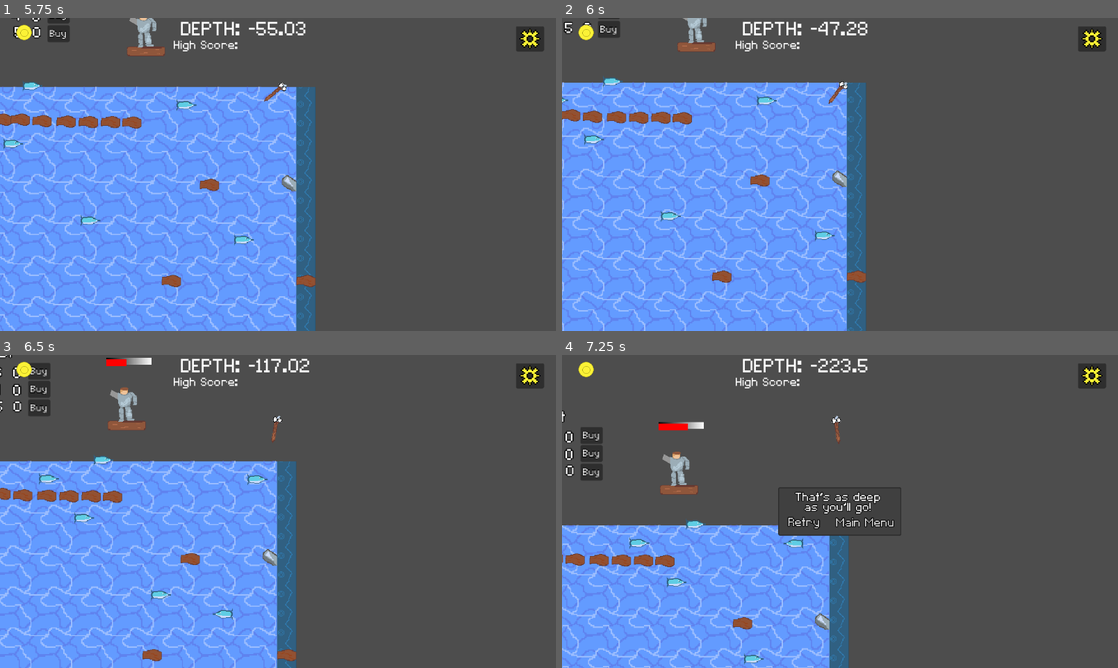
Above: before the commit, frames 1-4 (two rows, left to right).
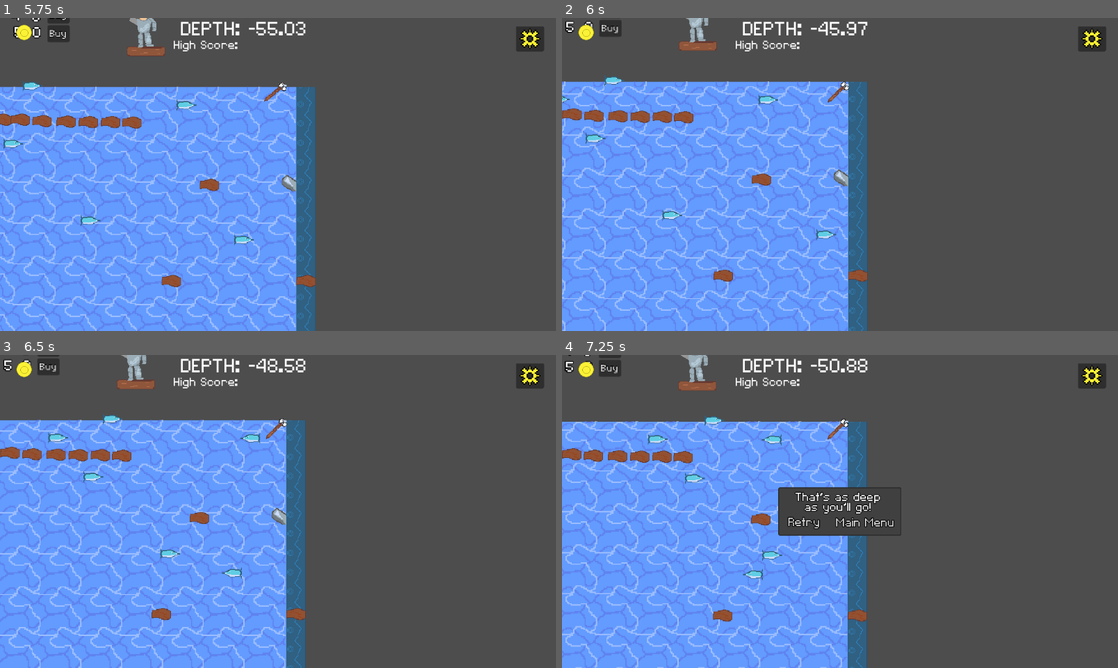
Above: after the commit, the same moments.

Repository: RylanSanders/LudumDare57
Game: Godot game, scene res://UI/MainMenu.tscn
The game is run twice, just before and just after one commit, with the same random seed, the same clock (stepped at 60 frames per second) and the same inputs.
Inputs:
- Up to frame 1 (5.75 s): click "Play Game" at 0.5 s; hold D (right) 1.28-2.78 s; tap Space (launch) every 0.75 s from 1.35 to 5.1 s; hold A (left) 2.78-5.03 s; hold D (right) from 5.03 s (still down)
- Up to frame 2 (6 s): keep holding D (right); tap Space (launch) at 5.85 s
- Up to frame 3 (6.5 s): keep holding D (right)
- Up to frame 4 (7.25 s): keep holding D (right); tap Space (launch) at 6.6 s

Frame 1 is identical in both runs. In frame 2, 8.3% of the frame differs, in the area x 0-55%, y 0-100%; in frame 3, 20%; in frame 4, 26%.

Commit message:
Let the spear get stuck in walls

Diff:
--- a/Main.tscn
+++ b/Main.tscn
@@ -386,6 +386,7 @@
 position = Vector2(-18, -7)
 
 [connection signal="area_entered" from="Spear/SpearTipArea" to="Spear" method="_on_spear_tip_area_area_entered"]
+[connection signal="body_entered" from="Spear/SpearTipArea" to="Spear" method="_on_spear_tip_area_body_entered"]
 [connection signal="pressed" from="CanvasLayer/PauseButton" to="." method="_on_pause_button_pressed"]
 [connection signal="pressed" from="Shop/Launch/LaunchStrengthButton" to="Shop" method="_on_launch_strength_button_pressed"]
 [connection signal="pressed" from="Shop/Weight/WeightButton" to="Shop" method="_on_weight_button_pressed"]
--- a/spear.gd
+++ b/spear.gd
@@ -91,6 +91,12 @@
 	if area.name.begins_with("bound"):
 		GameController.out_of_bounds()
 
+var MIN_WALL_BOUNCE_VEL := 20.0
+func _on_spear_tip_area_body_entered(body: Node2D) -> void:
+	if body.name == "TileMapLayer":
+		print(str(linear_velocity.length()))
+		if linear_velocity.length() < MIN_WALL_BOUNCE_VEL:
+			is_stuck = true
 
 var durabilityModifier = 1
 #For now this is going to return true if the ostacle isbroken and false otherwise
